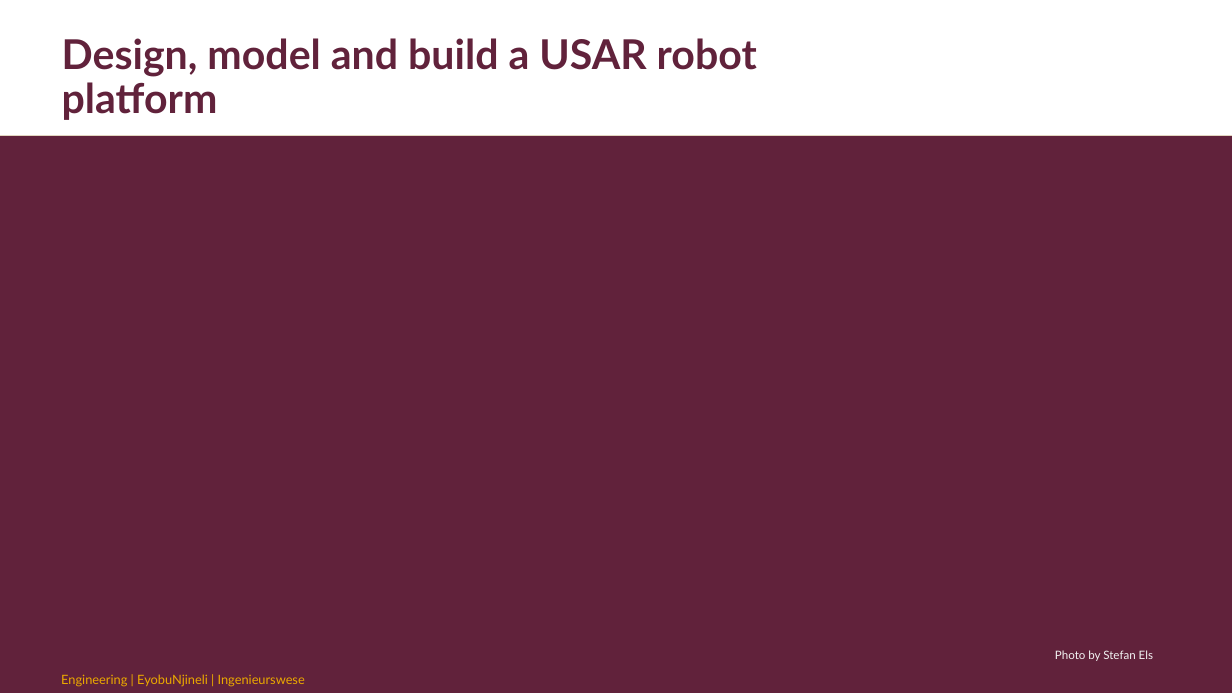
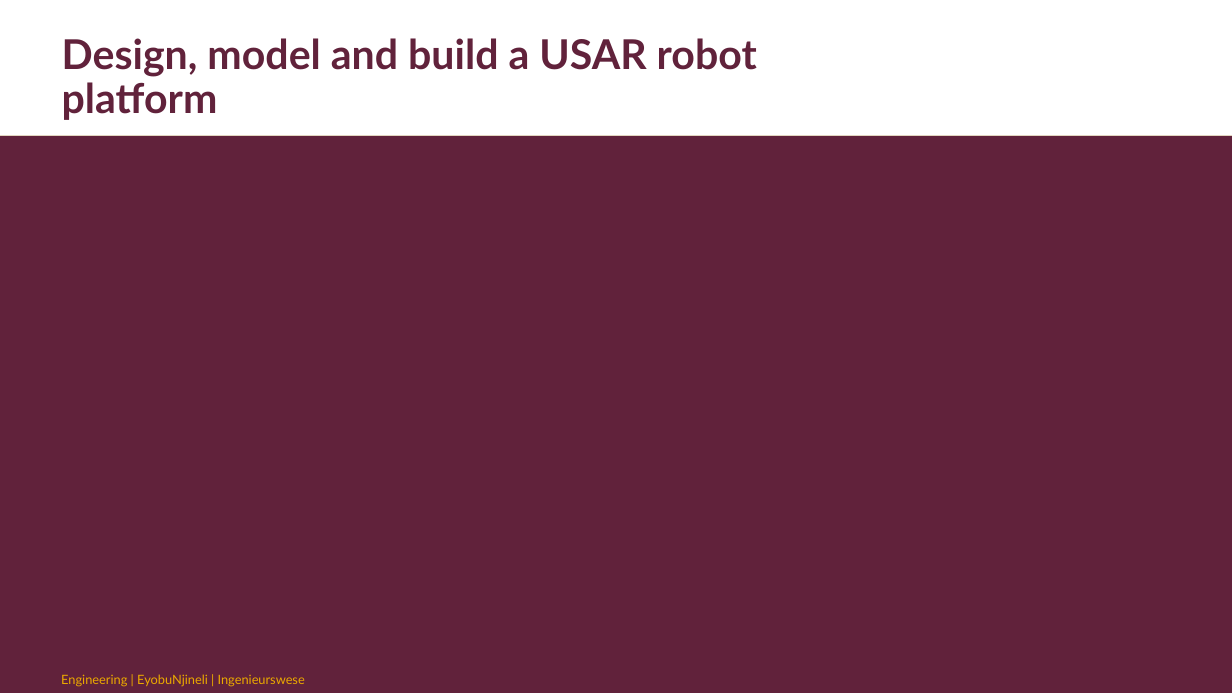
Before and after one commit to Ronan127/2023-FYP, a slide deck: slide 1 of Progress/Progress Report.pptx. Drawn at 1232x693 pixels with LibreOffice and Linux fonts; fonts in the diff are those of the drawing; background and template pictures are left out. Boxes give left, top, right and bottom in pixels: in the first picture for what was removed or moved away, otherwise in the second. Text is boxed around its words. In the diff, an @@ line names an element or a change of style, - is before the commit and + after.

Commit message:
Progress presentation text

```diff
--- a/Progress/Progress Report.pptx
+++ b/Progress/Progress Report.pptx
@@ text removed at [1055, 650, 1153, 661] @@
-Photo by Stefan Els
```
Also in this commit, not shown: 7 slides added, 2 slides removed.
